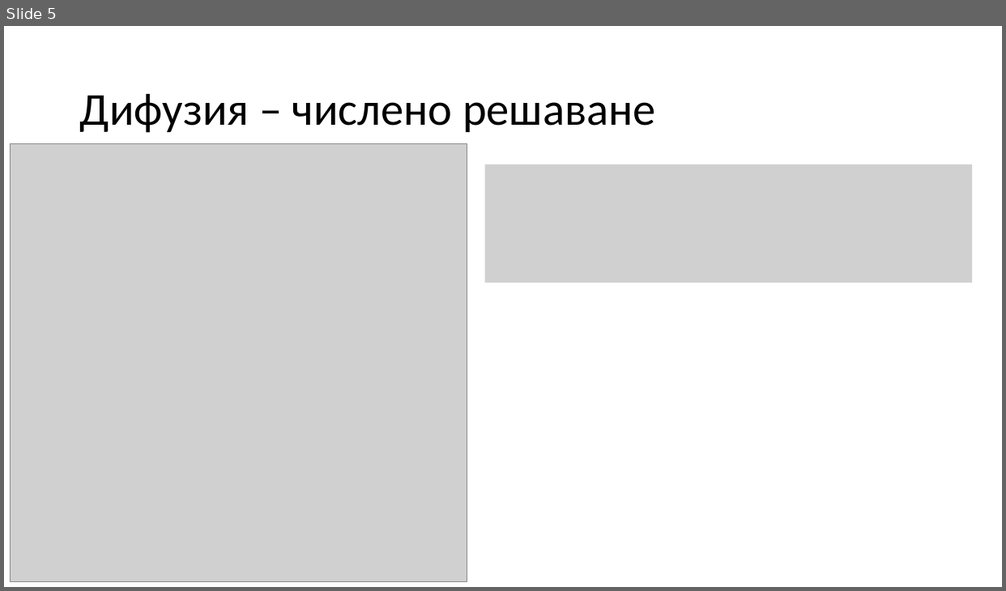
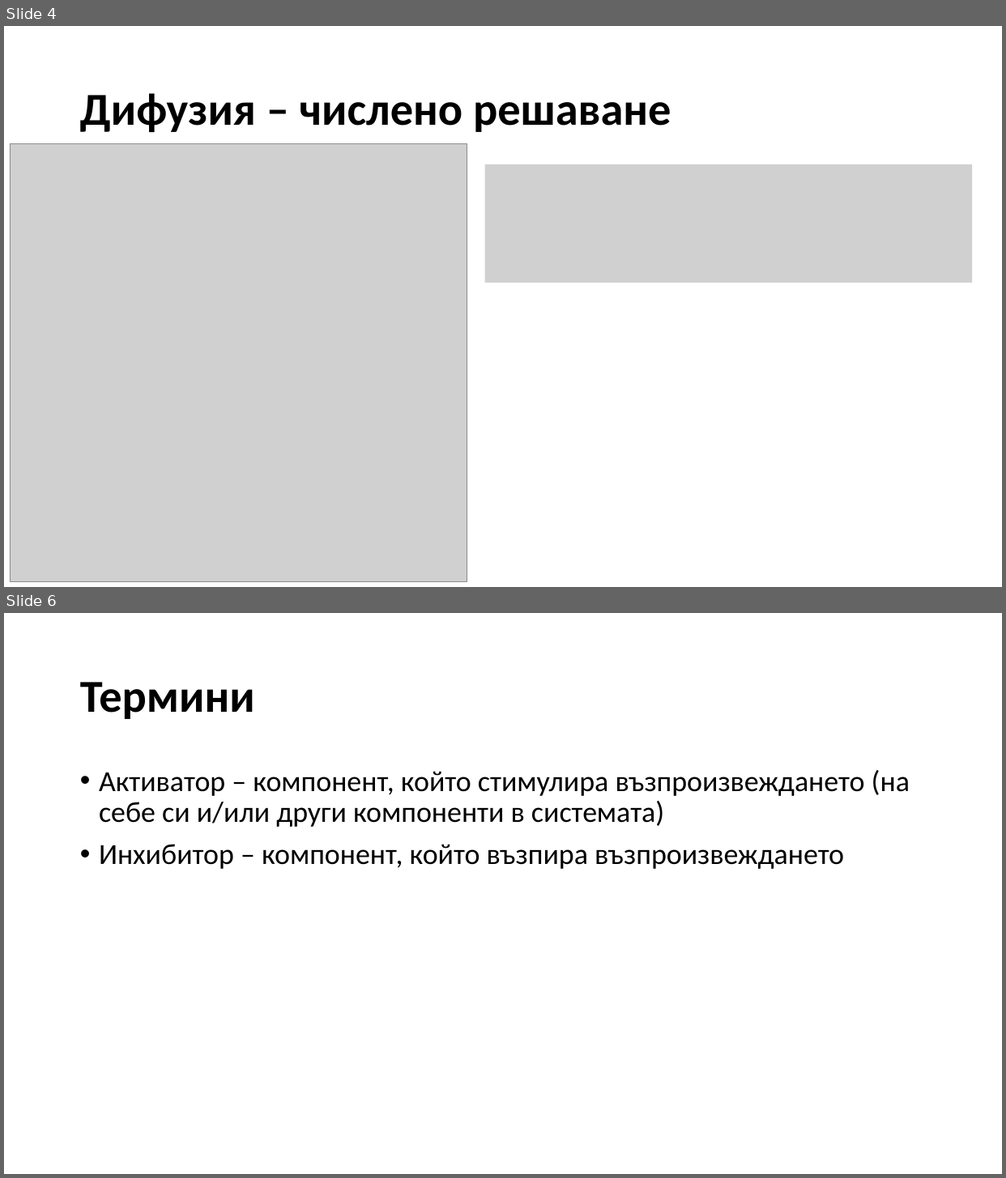
Before and after one commit to castrowilde/pmmrp, a slide deck: presentations/ImageProcessing_3.pptx. Shown one above the other, each under a label of ours: slide 5 before the commit, slides 4 and 6 after it; the slides between them are not shown. The pictures are 1006x591 and 1006x1178 pixels, drawn with LibreOffice and Linux fonts; fonts in the diff are those of the drawing; grey boxes stand for pictures. Boxes give left, top, right and bottom in pixels: in the first picture for what was removed or moved away, otherwise in the second. Text is boxed around its words. In the diff, an @@ line names an element or a change of style, - is before the commit and + after.

```diff
--- a/presentations/ImageProcessing_3.pptx
+++ b/presentations/ImageProcessing_3.pptx
@@ slide 6 added at [4, 613, 1002, 1174], background #FFFFFF @@
@@ title added at [80, 682, 255, 719], 44 pt, text #000000, bold @@
+Термини
@@ text added at [99, 770, 910, 869], 28 pt, text #000000 @@
+• Активатор – компонент, който стимулира възпроизвеждането (на себе си и/или други компоненти в системата)
+• Инхибитор – компонент, който възпира възпроизвеждането
@@ what was slide 5 is now slide 4 @@
@@ slide 4 changed as well @@
@@ title "Дифузия – числено решаване" at [80, 93, 671, 132]: bold on @@
```
Also in this commit, not shown: 8 other slides changed, 4 other slides added, 1 slide removed, 1 other file.
